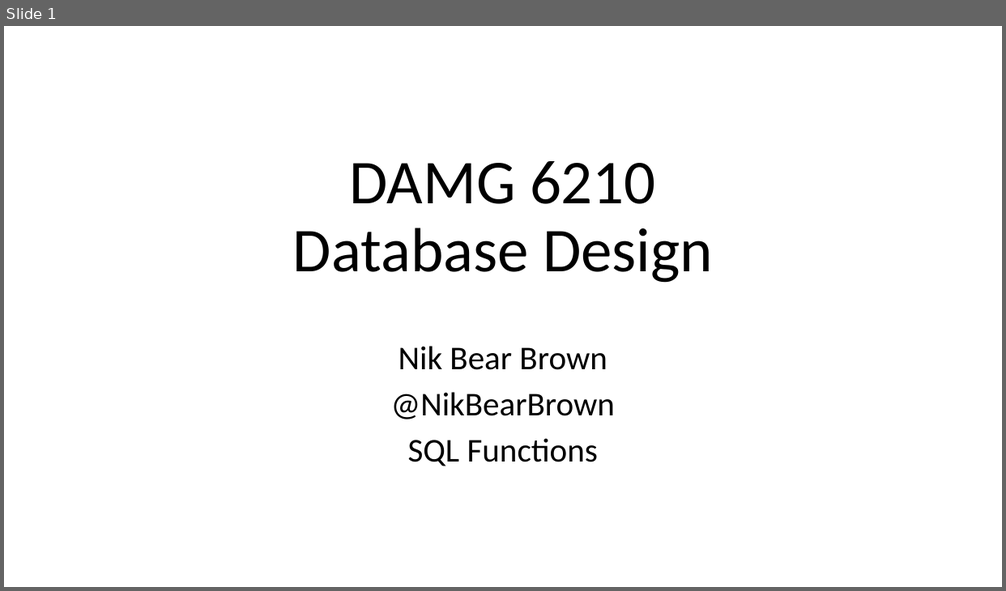
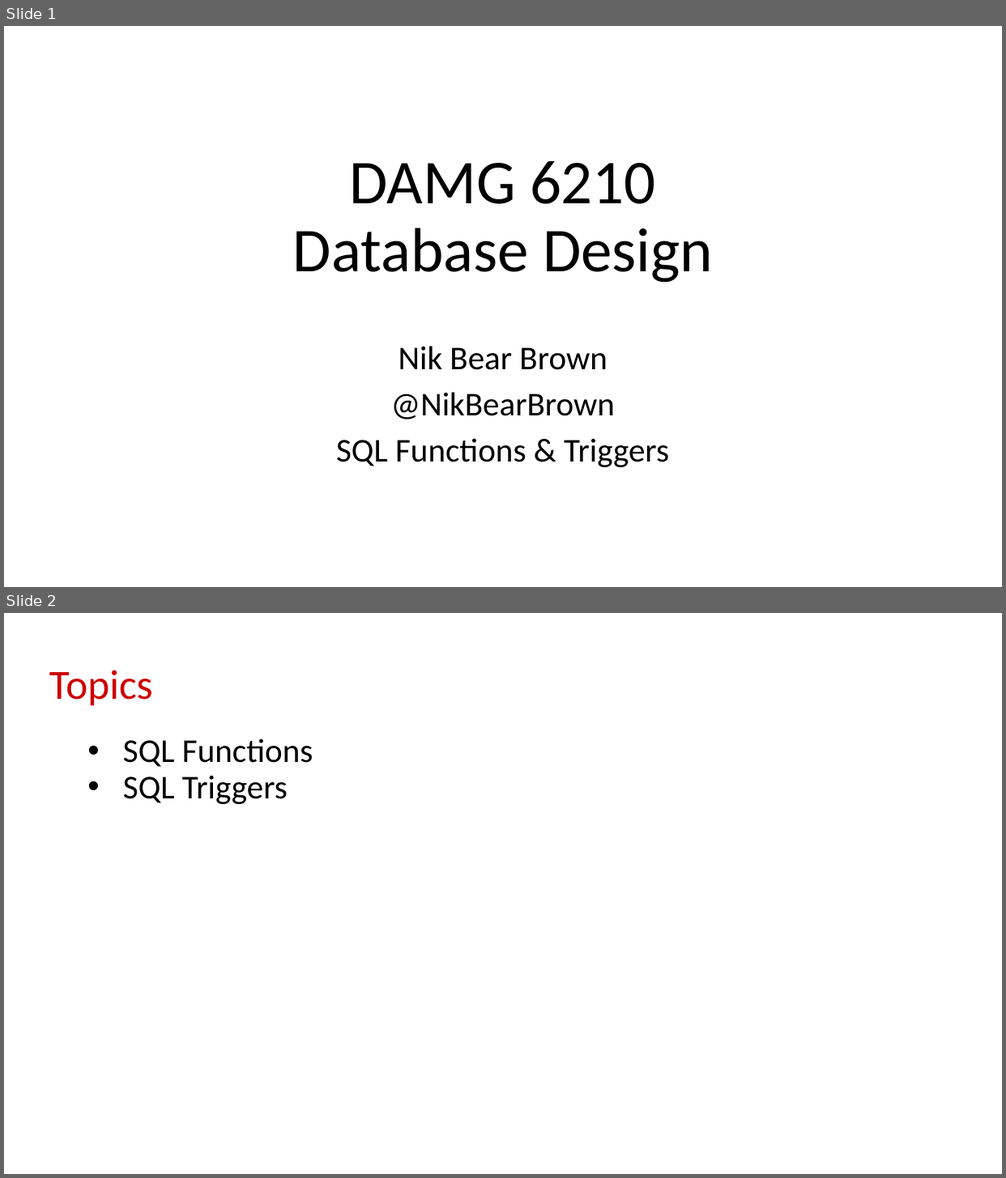
Before and after one commit to aiskunks/Jobs_Database, a slide deck: DAMG_6210/DAMG_6210_PPT/DAMG_6210_SQL_Functions.pptx. Shown one above the other, each under a label of ours: slide 1 before the commit, slides 1 and 2 after it. The pictures are 1006x591 and 1006x1178 pixels, drawn with LibreOffice and Linux fonts; fonts in the diff are those of the drawing. Boxes give left, top, right and bottom in pixels: in the first picture for what was removed or moved away, otherwise in the second. Text is boxed around its words. In the diff, an @@ line names an element or a change of style, - is before the commit and + after.

```diff
--- a/DAMG_6210/DAMG_6210_PPT/DAMG_6210_SQL_Functions.pptx
+++ b/DAMG_6210/DAMG_6210_PPT/DAMG_6210_SQL_Functions.pptx
@@ slide 2 added at <box>4,613,1002,1174</box>, background #FFFFFF @@
@@ title added at <box>49,670,153,706</box>, 40 pt, text #CD0000 @@
+Topics
@@ text added at <box>123,739,313,804</box>, 32 pt, text #000000 @@
+• SQL Functions
+• SQL Triggers
@@ slide 1 changed as well @@
@@ subtitle at <box>336,438,669,467</box>: text changed @@
-SQL Functions
+SQL Functions & Triggers
```
Also in this commit, not shown: 28 other slides changed, 3 slides removed, 2 other files.
